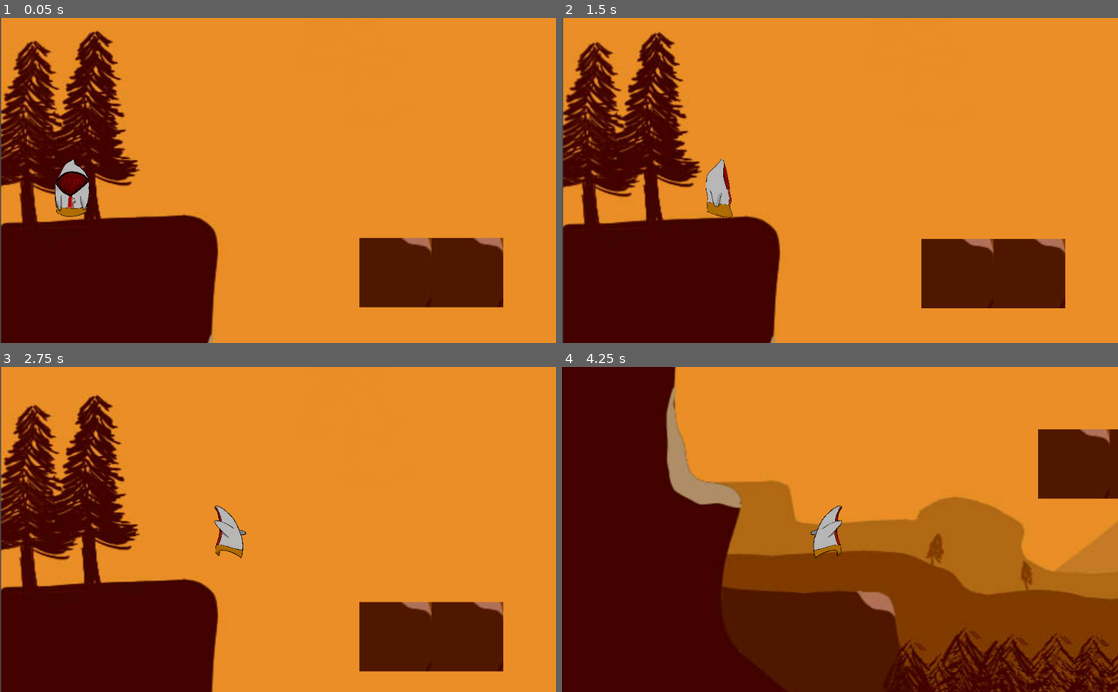
Above: before the commit, frames 1-4 (two rows, left to right).
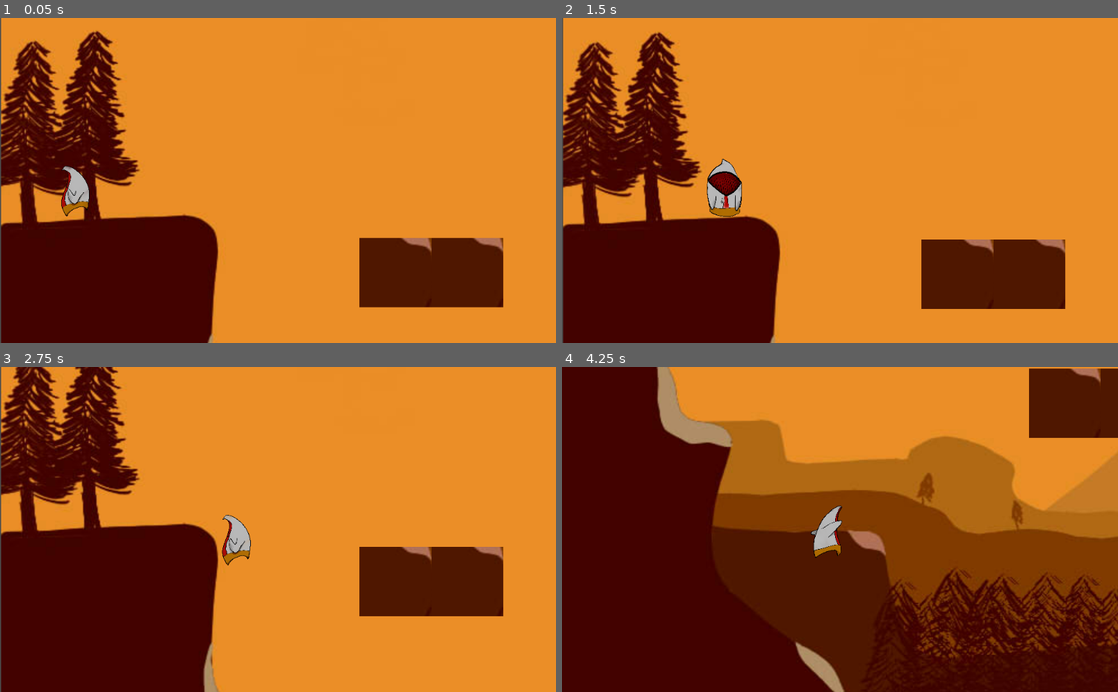
Above: after the commit, the same moments.

Repository: TommeyFaherty/NotGalway
Game: Godot game, scene res://scenes/Root.tscn
The game is run twice, just before and just after one commit, with the same random seed, the same clock (stepped at 60 frames per second) and the same inputs.
Inputs:
- Up to frame 1 (0.05 s): no input
- Up to frame 2 (1.5 s): tap Enter at 0.5 s; hold Space (space) 0.53-1.28 s; hold Right (ui_right) from 0.53 s (still down); tap Space (space) at 1.35 s
- Up to frame 3 (2.75 s): release Right (ui_right) at 2.03 s; hold Shift (left_shift) from 2.03 s (still down); hold Space (space) from 2.03 s (still down)
- Up to frame 4 (4.25 s): release Shift (left_shift) at 2.78 s; release Space (space) at 2.78 s; hold Right (ui_right) from 2.78 s (still down); tap Space (space) at 2.85 s; hold Space (space) from 3.53 s (still down)

The runs differ from the first frame. In frame 1, 0.7% of the frame differs, in the area x 6-21%, y 19-62%; in frame 2, 0.8%; in frame 3, 22%; in frame 4, 42%, in the area x 17-100%, y 0-100%.

Commit message:
fully implemented a state machine

Diff:
--- a/scenes/Root.tscn
+++ b/scenes/Root.tscn
@@ -1,8 +1,8 @@
-[gd_scene load_steps=26 format=2]
+[gd_scene load_steps=27 format=2]
 
 [ext_resource path="res://assets/img/environments/samkple drawing.jpg" type="Texture" id=1]
 [ext_resource path="res://assets/img/characters/example/Walking towards.png" type="Texture" id=2]
-[ext_resource path="res://scripts/Player.gd" type="Script" id=3]
+[ext_resource path="res://scripts/playerSM.gd" type="Script" id=3]
 [ext_resource path="res://assets/img/characters/example/run_left/run1.png" type="Texture" id=4]
 [ext_resource path="res://assets/img/characters/example/run_left/run2.png" type="Texture" id=5]
 [ext_resource path="res://assets/img/characters/example/run_left/run3.png" type="Texture" id=6]
@@ -23,6 +23,7 @@
 [ext_resource path="res://assets/img/characters/example/attack/punch5.png" type="Texture" id=21]
 [ext_resource path="res://assets/img/characters/example/attack/punch6.png" type="Texture" id=22]
 [ext_resource path="res://assets/img/characters/example/attack/punch1.png" type="Texture" id=23]
+[ext_resource path="res://scripts/Player.gd" type="Script" id=24]
 
 [sub_resource type="SpriteFrames" id=2]
 animations = [ {
@@ -83,11 +84,12 @@
 [node name="Player" type="KinematicBody2D" parent="."]
 position = Vector2( 61.6708, 281.061 )
 scale = Vector2( 2, 2 )
-script = ExtResource( 3 )
+script = ExtResource( 24 )
 
 [node name="Body" type="Node2D" parent="Player"]
 position = Vector2( -30.8354, -140.531 )
 scale = Vector2( 0.5, 0.5 )
+script = ExtResource( 3 )
 
 [node name="Sprite" type="Sprite" parent="Player/Body"]
 visible = false
--- a/scripts/Player.gd
+++ b/scripts/Player.gd
@@ -13,7 +13,7 @@
 var is_running
 var move_direction
 
-func _get_input():
+func _handle_move_input():
 	move_direction = -int(Input.is_action_pressed("ui_left")) + int(Input.is_action_pressed("ui_right"))
 	velocity.x = lerp(velocity.x, WALK_SPEED * move_direction, 0.2)
 	if move_direction > 0:
@@ -21,19 +21,17 @@
 	else:
 		$Body/AnimatedSprite.flip_h = false
 
-func _physics_process(delta):
-	_running_input()
-	_apply_gravity(delta)
-	_apply_movement()
+#func _physics_process(delta):
+#	_handle_move_input()
+#	_running_input()
+#	_apply_gravity(delta)
+##	_apply_movement()
 
-	is_grounded = _check_is_grounded()
-	_get_input()
+#	is_grounded = _check_is_grounded()
 
-	_assign_animation()
-
-func _input(event):
-	if event.is_action_pressed("space") && is_grounded:
-		velocity.y = JUMP_HEIGHT
+#func _input(event):
+#	if event.is_action_pressed("space") && is_grounded:
+#		velocity.y = JUMP_HEIGHT
 
 func _running_input():
 	# Animations and movement lumped together
@@ -61,17 +59,3 @@
 			return true
 
 	return false
-
-func _assign_animation():
-	var anim = "idle"
-
-	if !is_grounded:
-		anim = "jump"
-	elif velocity.x != 0 && is_running != true:
-		anim = "walk_left"
-	elif velocity.x != 0 && is_running == true:
-		anim = "run_left"
-
-	anim_player.play(anim)
-	#if anim_player.assigned_animation != anim:
-#anim_player.play(anim)
--- a/scripts/playerSM.gd
+++ b/scripts/playerSM.gd
@@ -3,6 +3,7 @@
 func _ready():
 	add_state('idle')
 	add_state('run')
+	add_state('walk')
 	add_state('fall')
 	add_state('jump')
 	add_state('attack')
@@ -19,10 +20,12 @@
 		if event.is_action_released("space") && parent.velocity.y < 0:
 			parent.velocity.y = 0
 
+
 func _state_logic(delta):
-	parent.handle_move_input()
-	parent.apply_gravity()
-	parent.apply_movement()
+	parent._handle_move_input()
+	parent._running_input()
+	parent._apply_gravity(delta)
+	parent._apply_movement()
 
 func _get_transition(delta):
 	match state:
@@ -32,14 +35,28 @@
 					return states.jump
 				elif parent.velocity.y > 0:
 					return states.fall
-			elif parent.velocity.x != 0:
-				return state.run
+			elif parent.velocity.x != 0 && parent.is_running == false:
+				return states.walk
+			elif parent.velocity.x != 0 && parent.is_running == true:
+				return states.run
+		states.walk:
+			if !parent.is_on_floor():
+				if parent.velocity.y < 0:
+					return states.jump
+				elif parent.velocity.y > 0:
+					return states.fall
+			elif parent.velocity.x != 0 && parent.is_running == true:
+				return states.run
+			elif parent.velocity.x == 0:
+				return states.idle
 		states.run:
 			if !parent.is_on_floor():
 				if parent.velocity.y < 0:
 					return states.jump
 				elif parent.velocity.y > 0:
 					return states.fall
+			elif parent.velocity.x != 0 && parent.is_running == false:
+				return states.walk
 			elif parent.velocity.x == 0:
 				return states.idle
 		states.jump:
@@ -55,17 +72,18 @@
 
 	return null
 
-
 func _enter_state(new_state, old_state):
 	match new_state:
 		states.idle:
 			parent.anim_player.play("idle")
+		states.walk:
+			parent.anim_player.play("walk_left")
 		states.run:
-			parent.anim_player.play("run")
+			parent.anim_player.play("run_left")
 		states.jump:
 			parent.anim_player.play("jump")
 		states.fall:
-			parent.anim_player.play("fall")
+			parent.anim_player.play("jump")
 
 func _exit_state(old_state, new_state):
 	pass
--- a/scripts/state_machine.gd
+++ b/scripts/state_machine.gd
@@ -27,6 +27,7 @@
 	pass
 
 func set_state(new_state):
+	print(new_state)
 	previous_state = state
 	state = new_state
 
